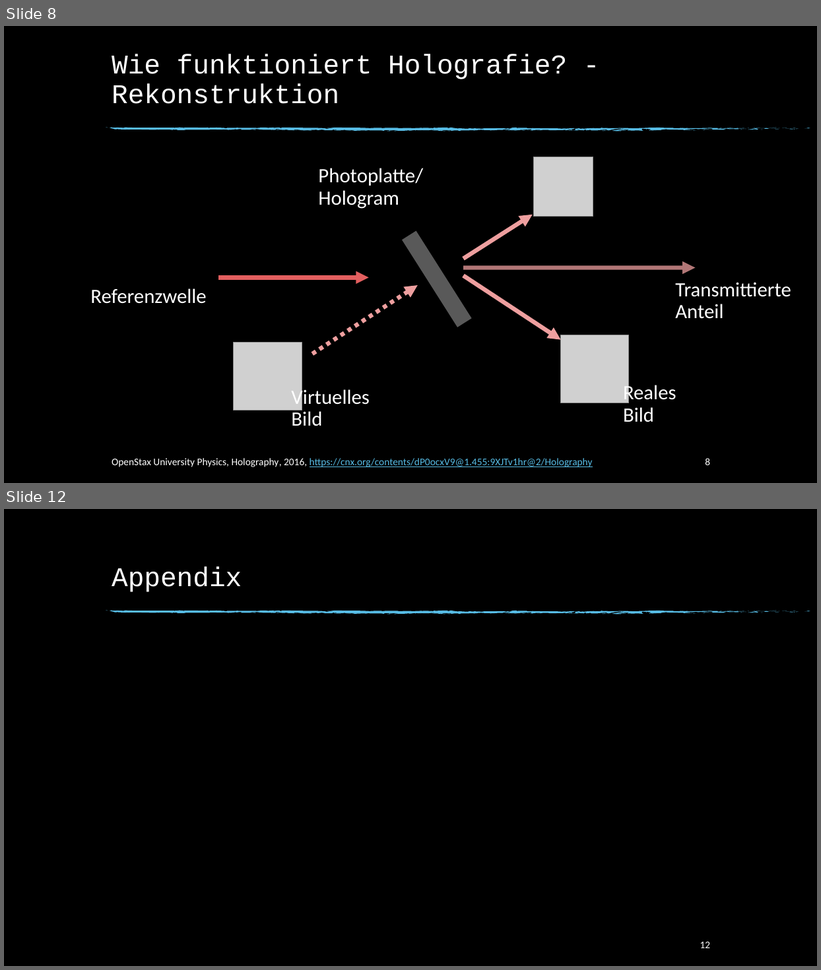
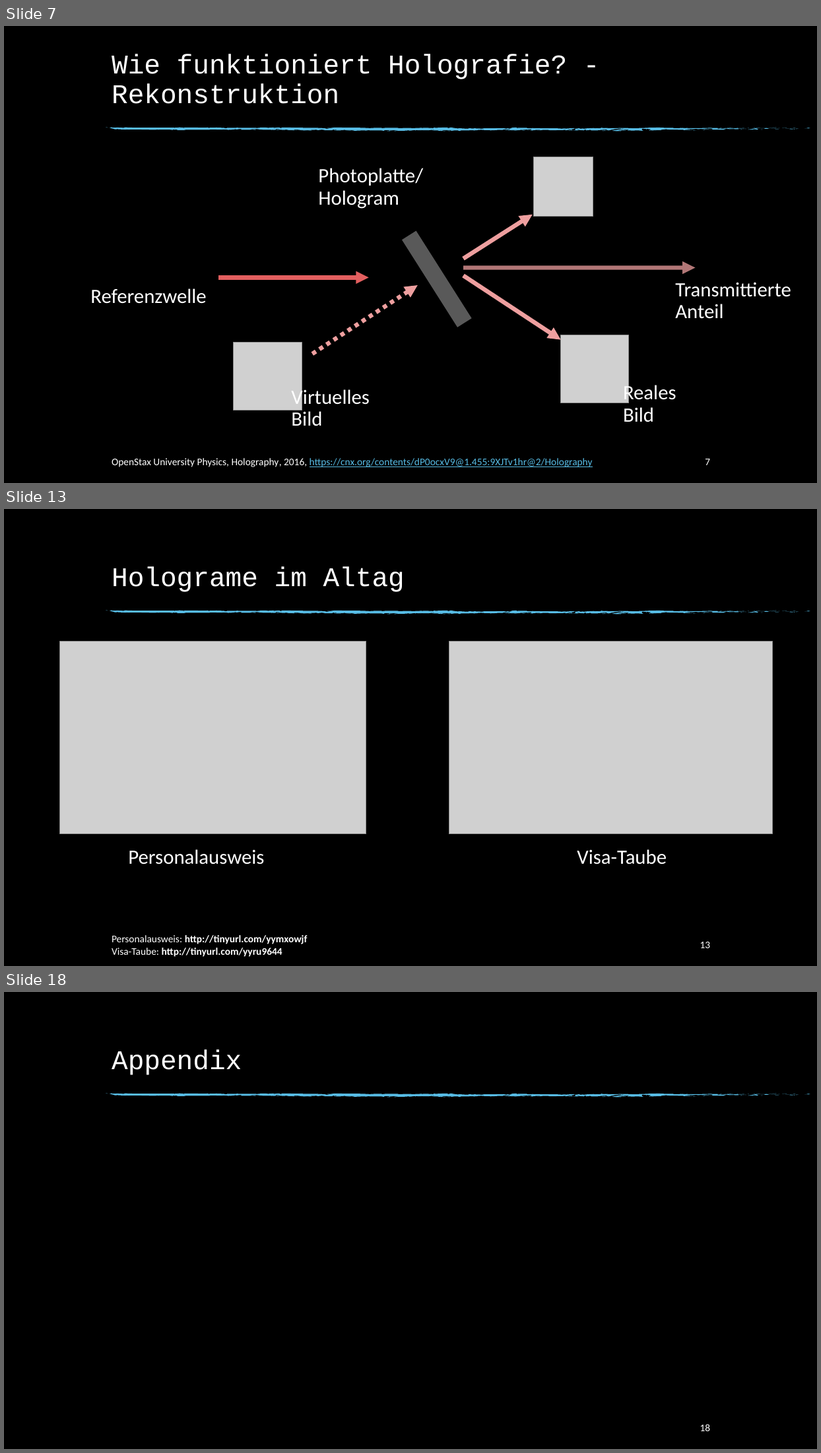
Before and after one commit to beckstev/presentations, a slide deck: holography/holography_presentation.pptx. Shown one above the other, each under a label of ours: slides 8 and 12 before the commit, slides 7, 13 and 18 after it; the slides between them are not shown. The pictures are 821x970 and 821x1453 pixels, drawn with LibreOffice and Linux fonts; fonts in the diff are those of the drawing; grey boxes stand for pictures; background and template pictures are left out. Boxes give left, top, right and bottom in pixels: in the first picture for what was removed or moved away, otherwise in the second. Text is boxed around its words. In the diff, an @@ line names an element or a change of style, - is before the commit and + after.

```diff
--- a/holography/holography_presentation.pptx
+++ b/holography/holography_presentation.pptx
@@ slide 13 added at box(4, 509, 817, 966), background picture (left out); not listed: 74 template elements that a slide beside it also shows @@
@@ title added at box(112, 566, 405, 592), 32 pt, text #FFFFFF @@
+Holograme im Altag
@@ picture added at box(60, 642, 366, 835) @@
@@ picture added at box(449, 642, 772, 835) @@
@@ text added at box(128, 850, 264, 865), 24 pt, text #FFFFFF @@
+Personalausweis
@@ text added at box(577, 850, 667, 865), 24 pt, text #FFFFFF @@
+Visa-Taube
@@ text added at box(112, 935, 308, 957), 12 pt, text #FFFFFF, bold @@
+Personalausweis: http://tinyurl.com/yymxowjf
+Visa-Taube: http://tinyurl.com/yyru9644
@@ page number added at box(700, 942, 711, 949), 12 pt, text #FFFFFF @@
+13
@@ what was slide 8 is now slide 7 @@
@@ page number at box(705, 459, 710, 466): text changed @@
-8
+7
@@ what was slide 12 is now slide 18 @@
@@ page number at box(700, 1424, 711, 1432): text changed @@
-12
+18
```
Also in this commit, not shown: 5 slides changed, 6 other slides added, 1 slide removed.
